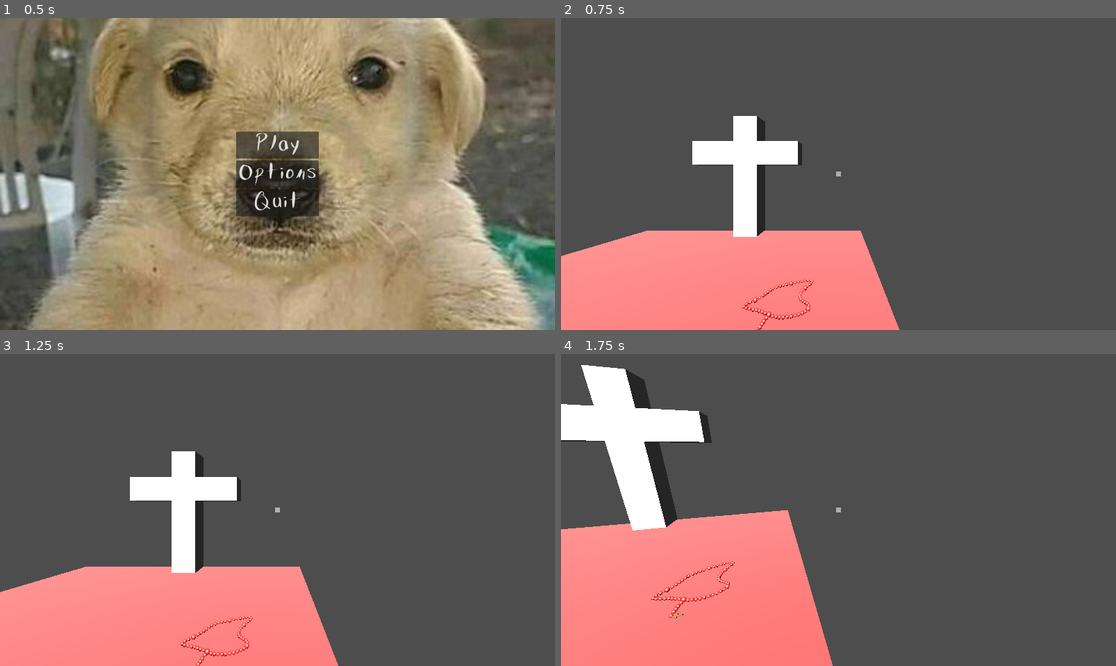
Above: before the commit, frames 1-4 (two rows, left to right).
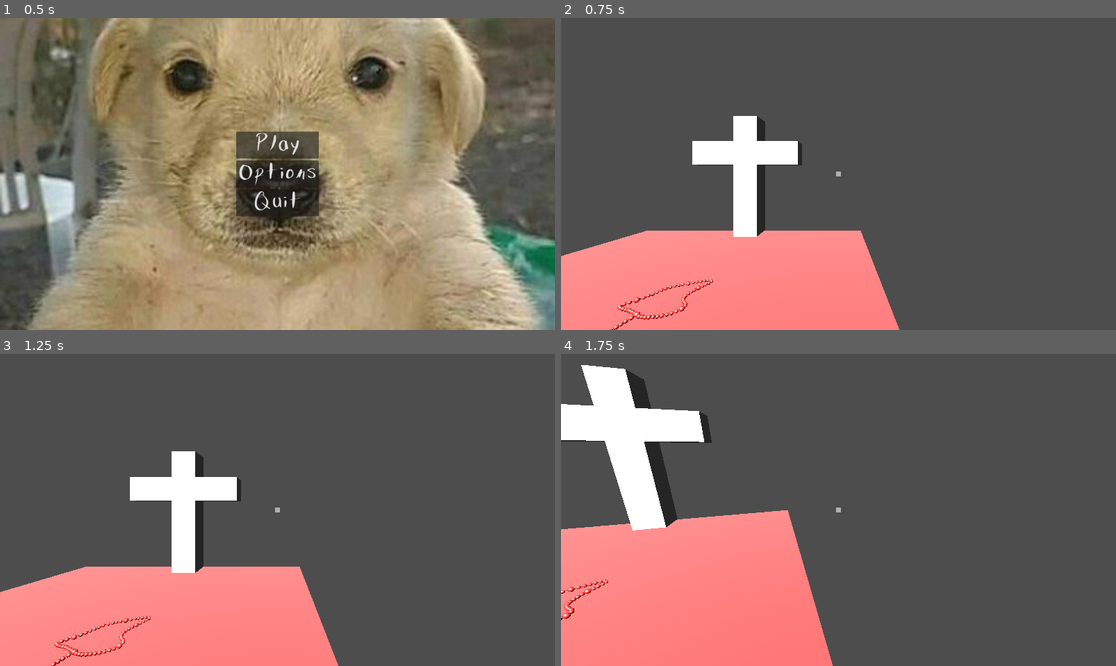
Above: after the commit, the same moments.

Repository: AdkinsC0211/SSU-Jam-24
Game: Godot game, scene res://scenes/zach_task_world.tscn
Same seed, same stepped clock (60 frames per second), same inputs: the game is played once before the commit and once after it. The project has no main scene, so this scene is started directly.
Inputs (mouse positions are in pixels of both pictures, inside the frame that each line leads up to):
- Up to frame 1 (0.5 s): no input
- Up to frame 2 (0.75 s): click "Play" at 0.5 s
- Up to frame 3 (1.25 s): no input
- Up to frame 4 (1.75 s): tap Enter at 1.25 s; move the mouse to (866, 510) at 1.27 s; tap D (D) at 1.35 s

Frame 1 is identical in both runs. In frame 2, 0.7% of the frame differs, in the area x 8-46%, y 83-100%; in frame 3, 0.7%; in frame 4, 0.5%.

Commit message:
updated the rosary scene again

Diff:
--- a/scenes/tasks/rosary_beads.tscn
+++ b/scenes/tasks/rosary_beads.tscn
@@ -14,3 +14,4 @@
 shape = SubResource("BoxShape3D_m6hvk")
 
 [node name="Rosary" parent="." instance=ExtResource("2_cuypt")]
+transform = Transform3D(1, 0, 0, 0, 1, 0, 0, 0, 1, -2.3978, 0, 0.00401801)
